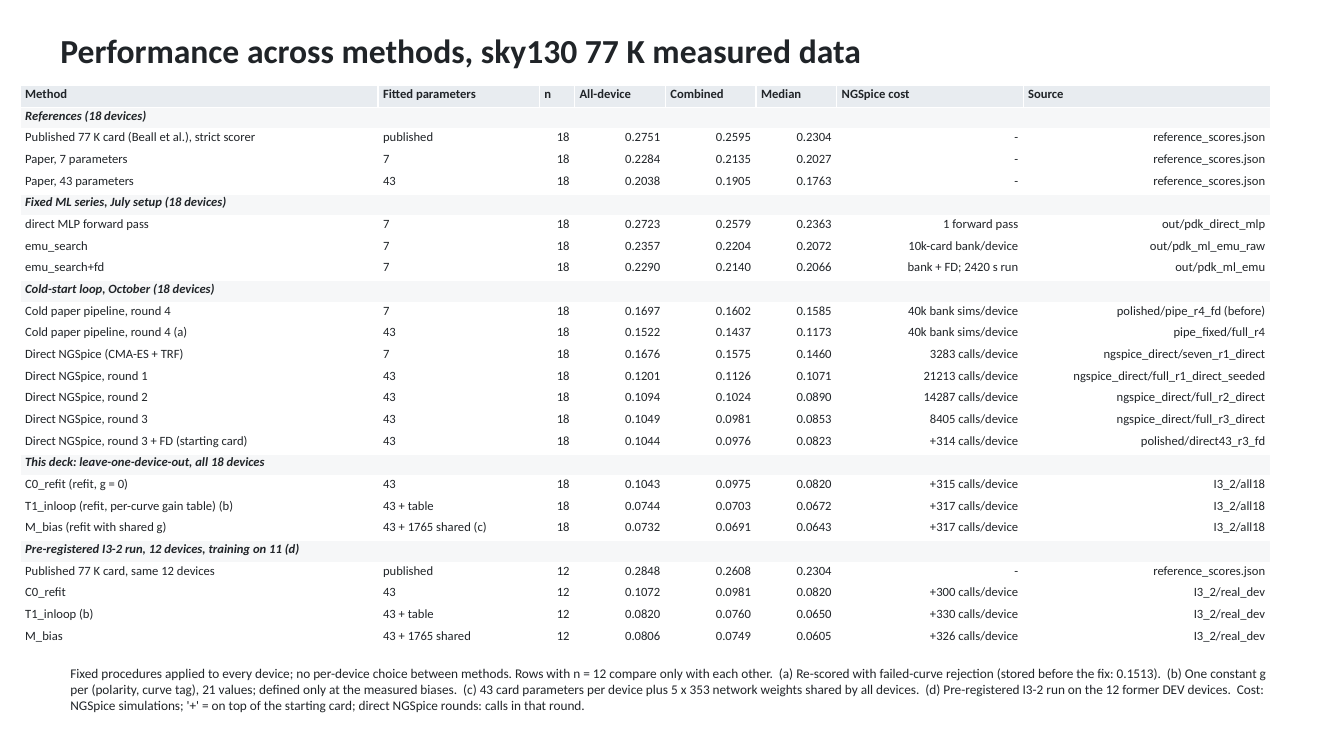
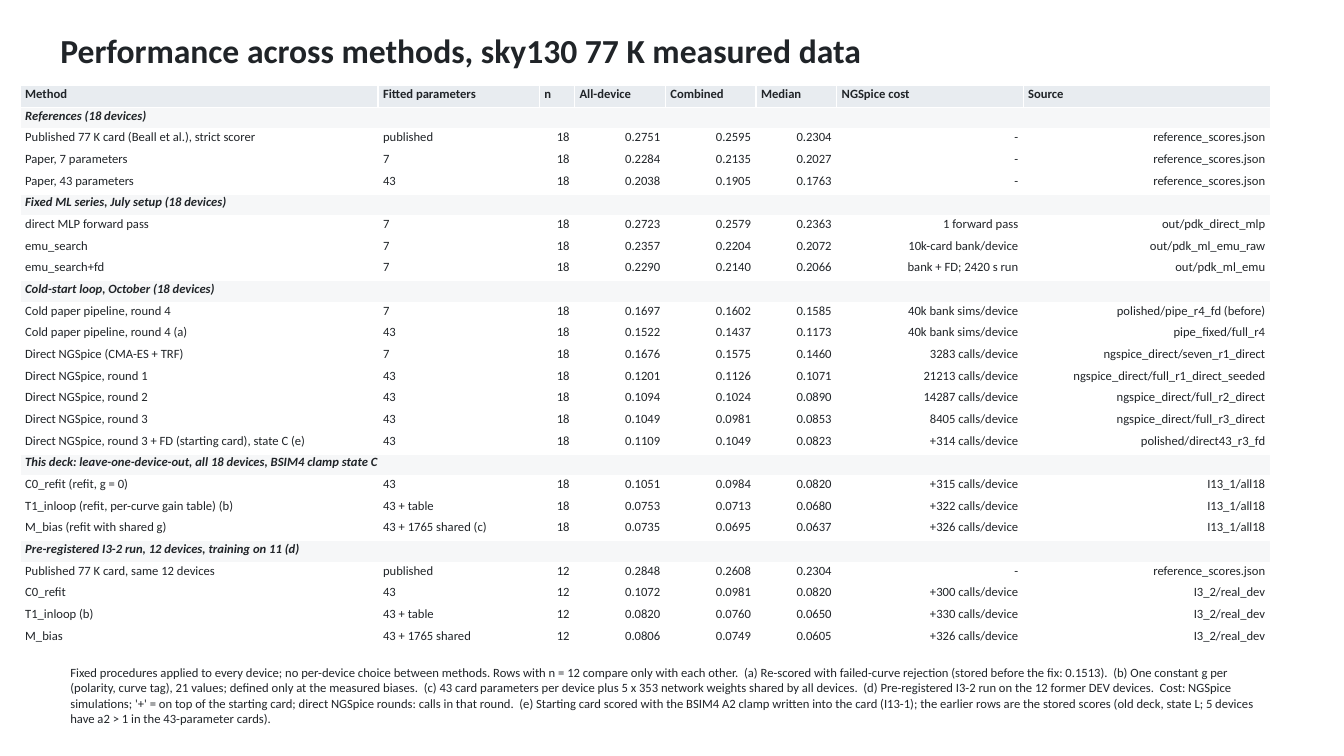
Before and after one commit to aaronw5/Cryo-Transistor-ML, a slide deck: slide 19 of slides/cryo_ml_mbias_real_data.pptx. Drawn at 1344x756 pixels with LibreOffice and Linux fonts; fonts in the diff are those of the drawing. Boxes give left, top, right and bottom in pixels: in the first picture for what was removed or moved away, otherwise in the second. Text is boxed around its words. In the diff, an @@ line names an element or a change of style, - is before the commit and + after.

```diff
--- a/slides/cryo_ml_mbias_real_data.pptx
+++ b/slides/cryo_ml_mbias_real_data.pptx
@@ table at [20, 86, 1270, 649] @@
-row 17: Direct NGSpice, round 3 + FD (starting card) | 43 | 18 | 0.1044 | 0.0976 | 0.0823 | +314 calls/device | polished/direct43_r3_fd
+row 17: Direct NGSpice, round 3 + FD (starting card), state C (e) | 43 | 18 | 0.1109 | 0.1049 | 0.0823 | +314 calls/device | polished/direct43_r3_fd
-row 18, column 1: This deck: leave-one-device-out, all 18 devices
+row 18, column 1: This deck: leave-one-device-out, all 18 devices, BSIM4 clamp state C
-row 19: C0_refit (refit, g = 0) | 43 | 18 | 0.1043 | 0.0975 | 0.0820 | +315 calls/device | I3_2/all18
+row 19: C0_refit (refit, g = 0) | 43 | 18 | 0.1051 | 0.0984 | 0.0820 | +315 calls/device | I13_1/all18
-row 20: T1_inloop (refit, per-curve gain table) (b) | 43 + table | 18 | 0.0744 | 0.0703 | 0.0672 | +317 calls/device | I3_2/all18
+row 20: T1_inloop (refit, per-curve gain table) (b) | 43 + table | 18 | 0.0753 | 0.0713 | 0.0680 | +322 calls/device | I13_1/all18
-row 21: M_bias (refit with shared g) | 43 + 1765 shared (c) | 18 | 0.0732 | 0.0691 | 0.0643 | +317 calls/device | I3_2/all18
+row 21: M_bias (refit with shared g) | 43 + 1765 shared (c) | 18 | 0.0735 | 0.0695 | 0.0637 | +326 calls/device | I13_1/all18
@@ text at [70, 668, 1253, 725]: text changed; size 9.5 to 9 pt @@
-Fixed procedures applied to every device; no per-device choice between methods. Rows with n = 12 compare only with each other. (a) Re-scored with failed-curve rejection (stored before the fix: 0.1513). (b) One constant g per (polarity, curve tag), 21 values; defined only at the measured biases. (c) 43 card parameters per device plus 5 x 353 network weights shared by all devices. (d) Pre-registered I3-2 run on the 12 former DEV devices. Cost: NGSpice simulations; '+' = on top of the starting card; direct NGSpice rounds: calls in that round.
+Fixed procedures applied to every device; no per-device choice between methods. Rows with n = 12 compare only with each other. (a) Re-scored with failed-curve rejection (stored before the fix: 0.1513). (b) One constant g per (polarity, curve tag), 21 values; defined only at the measured biases. (c) 43 card parameters per device plus 5 x 353 network weights shared by all devices. (d) Pre-registered I3-2 run on the 12 former DEV devices. Cost: NGSpice simulations; '+' = on top of the starting card; direct NGSpice rounds: calls in that round. (e) Starting card scored with the BSIM4 A2 clamp written into the card (I13-1); the earlier rows are the stored scores (old deck, state L; 5 devices have a2 > 1 in the 43-parameter cards).
```
Also in this commit, not shown: 17 other slides changed, 1 slide added, 25 other files.
